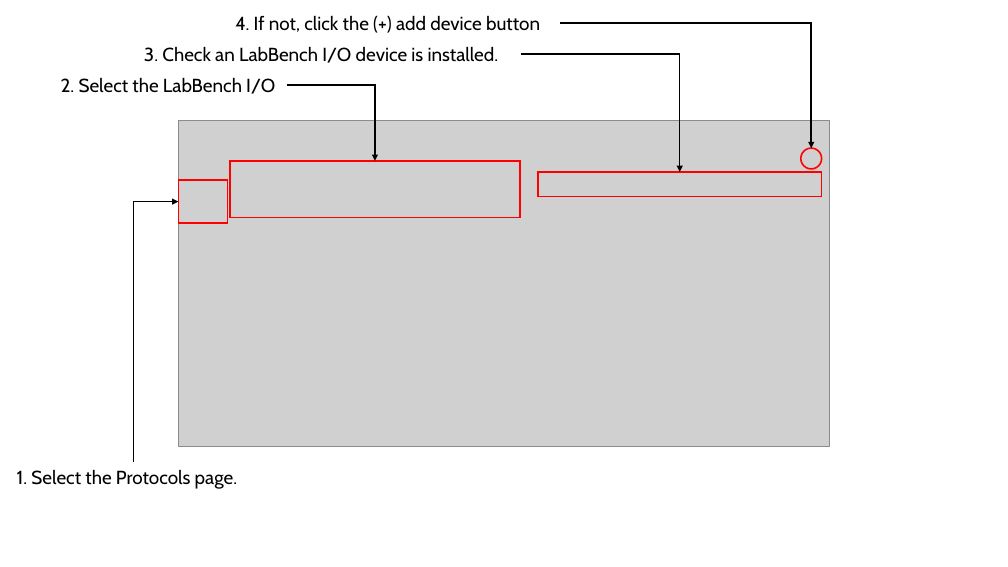
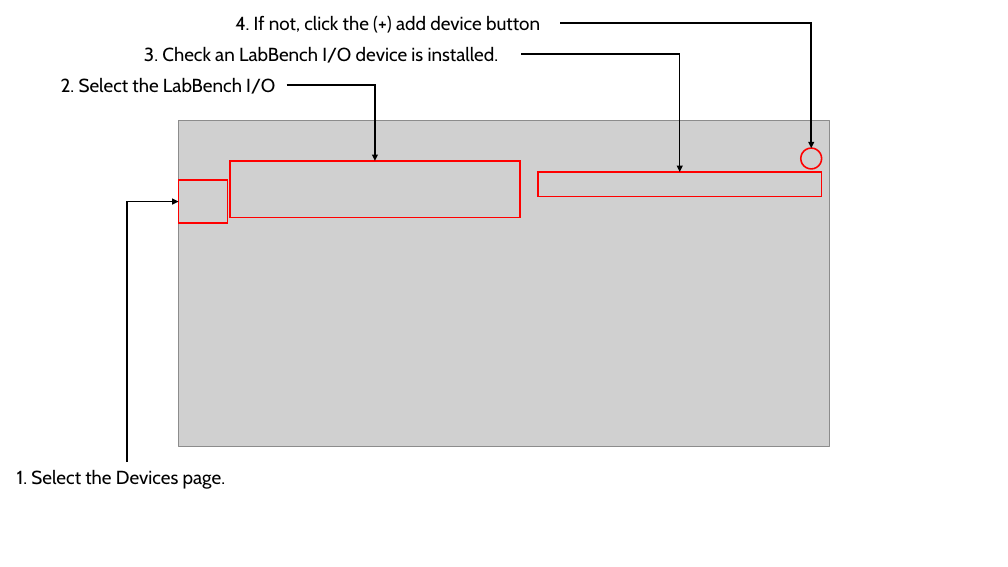
Before and after one commit to LabBench-Society/Protocols, a slide deck: slide 5 of docs/alloknesisDemo/Illustrations.pptx. Drawn at 1008x567 pixels with LibreOffice and Linux fonts; fonts in the diff are those of the drawing; grey boxes stand for pictures. Boxes give left, top, right and bottom in pixels: in the first picture for what was removed or moved away, otherwise in the second. Text is boxed around its words. In the diff, an @@ line names an element or a change of style, - is before the commit and + after.

Commit message:
Updated protocol description

```diff
--- a/docs/alloknesisDemo/Illustrations.pptx
+++ b/docs/alloknesisDemo/Illustrations.pptx
@@ elbow arrow moved from (134, 462) - (178, 202) to (127, 462) - (178, 202) @@
@@ text at [17, 469, 226, 489]: text changed @@
-1. Select the Protocols page.
+1. Select the Devices page.
```
Also in this commit, not shown: 2 other slides changed, 10 other files.
